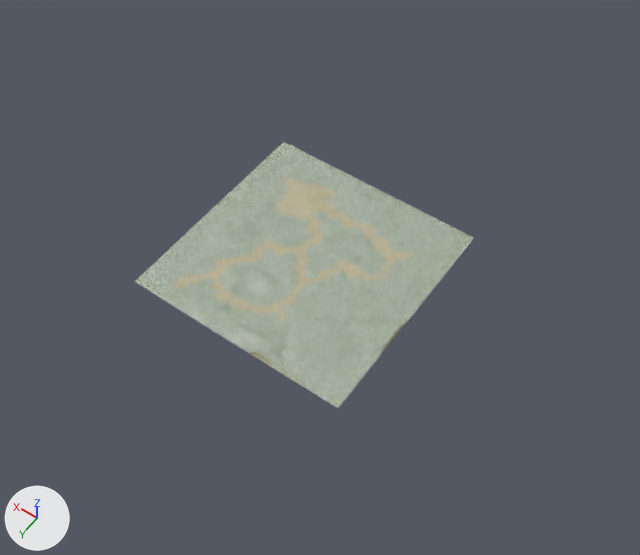
The Blender file assets/models/chapter_0_map/chapter_0_map.blend: old version first, new version second.
Rendered twice from a 50 mm camera at (-346.0, 463.0, 708.0) aimed at (-31.0, 22.0, 16.0). The lights are fixed; the arrows at lower left show +X, +Y and +Z. The picture after the commit comes second.
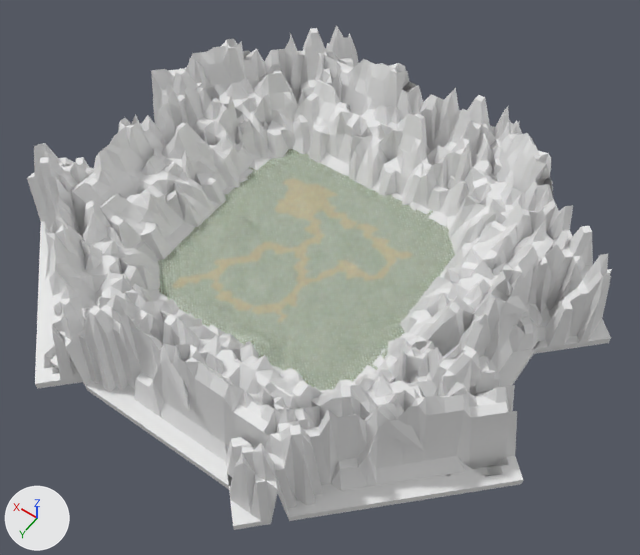
Diff of the bpy script that builds the scene:
```diff
--- a/assets/models/chapter_0_map/chapter_0_map.blend.py
+++ b/assets/models/chapter_0_map/chapter_0_map.blend.py
@@ me_plane_002 @@
 # used by ob_plane_001; location = (0.0, 0.0, 0.0); scale = (125.0, 125.0, 125.0)
-me_plane_002.from_pydata(...)  # 1089 vertices, 1024 faces; spans x -1.0..1.0, y -1.0..1.0, z -0.03..0.04
+me_plane_002.from_pydata(...)  # 1217 vertices, 1152 faces; spans x -1.11..1.13, y -1.12..1.12, z -0.03..0.05
+# me_plane_002 part 1: 128 vertices added at x -1.11..1.13, y -1.12..1.12, z 0.0..0.05
+# me_plane_002 part 2: 1024 kept faces spanning x -1.0..1.0, y -1.0..1.0, z -0.03..0.04 get new texture (UV) coordinates
 me_plane_002.materials.append(mat_material_007)
@@ me_plane_014 @@
+me_plane_014.from_pydata(...)  # 622 vertices, 574 faces; spans x -1.0..-0.1, y -1.0..1.0, z -14.9..102.6
@@ ob_mountain_xy_1 @@
+ob_mountain_xy_1 = bpy.data.objects.new("mountain_xy'", me_plane_014)
+ob_mountain_xy_1.location = (212.0, -184.0, 0.0)
+ob_mountain_xy_1.rotation_euler = (0.0, 0.0, -0.785)  # degrees (0, 0, -45)
+ob_mountain_xy_1.scale = (125.0, 125.0, 1.0)
@@ ob_mountain_xy @@
+ob_mountain_xy = bpy.data.objects.new('mountain_xy', me_plane_014.copy())
+ob_mountain_xy.location = (212.0, 184.0, 0.0)
+ob_mountain_xy.rotation_euler = (0.0, 0.0, 0.785)  # degrees (0, 0, 45)
+ob_mountain_xy.scale = (125.0, 125.0, 1.0)
@@ ob_mountain_y_1 @@
+ob_mountain_y_1 = bpy.data.objects.new("mountain_y'", me_plane_014.copy())
+ob_mountain_y_1.location = (0.0, -249.0, 0.0)
+ob_mountain_y_1.rotation_euler = (0.0, 0.0, -1.571)  # degrees (0, 0, -90)
+ob_mountain_y_1.scale = (125.0, 125.0, 1.0)
@@ ob_mountain_x_1 @@
+ob_mountain_x_1 = bpy.data.objects.new('mountain_x', me_plane_014.copy())
+ob_mountain_x_1.location = (249.0, 0.0, 0.0)
+ob_mountain_x_1.scale = (125.0, 125.0, 1.0)
@@ ob_mountain_x_y_1 @@
+ob_mountain_x_y_1 = bpy.data.objects.new("mountain_x'y", me_plane_014.copy())
+ob_mountain_x_y_1.location = (-212.0, 184.0, 0.0)
+ob_mountain_x_y_1.rotation_euler = (0.0, 0.0, -3.927)  # degrees (0, 0, -225)
+ob_mountain_x_y_1.scale = (125.0, 125.0, 1.0)
@@ ob_mountain_x_y @@
+ob_mountain_x_y = bpy.data.objects.new("mountain_x'y'", me_plane_014.copy())
+ob_mountain_x_y.location = (-212.0, -184.0, 0.0)
+ob_mountain_x_y.rotation_euler = (0.0, 0.0, 3.927)  # degrees (0, 0, 225)
+ob_mountain_x_y.scale = (125.0, 125.0, 1.0)
@@ ob_mountain_y @@
+ob_mountain_y = bpy.data.objects.new('mountain_y', me_plane_014.copy())
+ob_mountain_y.location = (0.0, 249.0, 0.0)
+ob_mountain_y.rotation_euler = (0.0, 0.0, 1.571)  # degrees (0, 0, 90)
+ob_mountain_y.scale = (125.0, 125.0, 1.0)
@@ ob_mountain_x @@
+ob_mountain_x = bpy.data.objects.new("mountain_x'", me_plane_014.copy())
+ob_mountain_x.location = (-249.0, 0.0, 0.0)
+ob_mountain_x.rotation_euler = (0.0, 0.0, 3.142)  # degrees (0, 0, 180)
+ob_mountain_x.scale = (125.0, 125.0, 1.0)
```

Where the change shows, as pixel boxes (x1, y1, x2, y2) in the pictures (640 x 555 px):
'Plane.001', reshaped
    before: (135, 142, 474, 408)
    after: (158, 149, 455, 390)
"mountain_x'y", added
    after: (226, 356, 523, 530)
'mountain_y', added
    after: (50, 276, 322, 489)
"mountain_y'", added
    after: (293, 55, 520, 227)
'mountain_x', added
    after: (68, 58, 270, 264)
"mountain_x'y'", added
    after: (446, 120, 612, 354)
"mountain_x'", added
    after: (354, 220, 558, 477)
'mountain_xy', added
    after: (27, 143, 160, 389)
"mountain_xy'", added
    after: (151, 25, 358, 159)
part 1 of me_plane_002, added (mostly hidden)
    after: (224, 167, 433, 370)
part 2 of me_plane_002, surface changed
    before: (135, 142, 474, 408)
    after: (158, 149, 455, 390)
